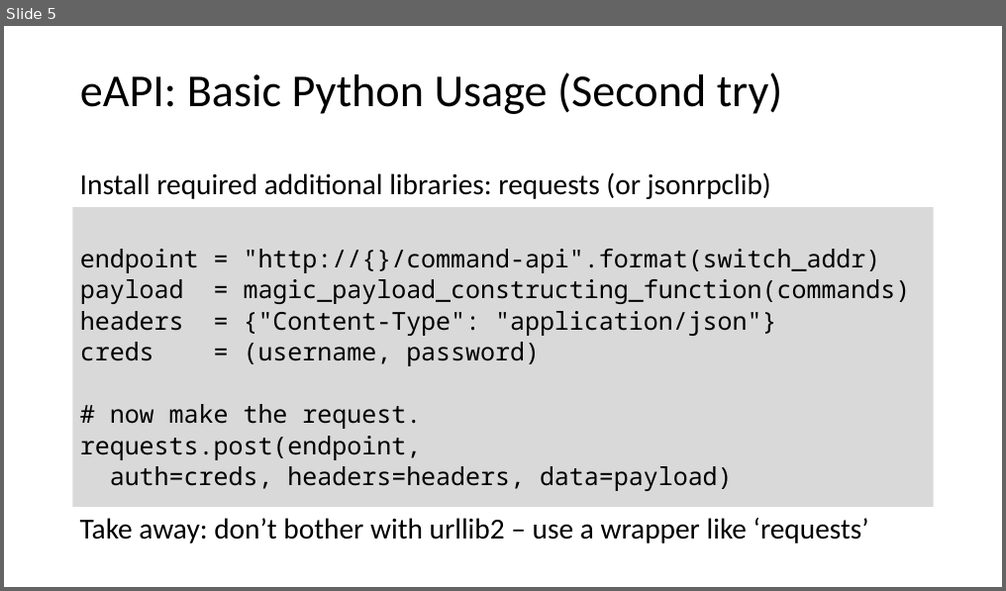
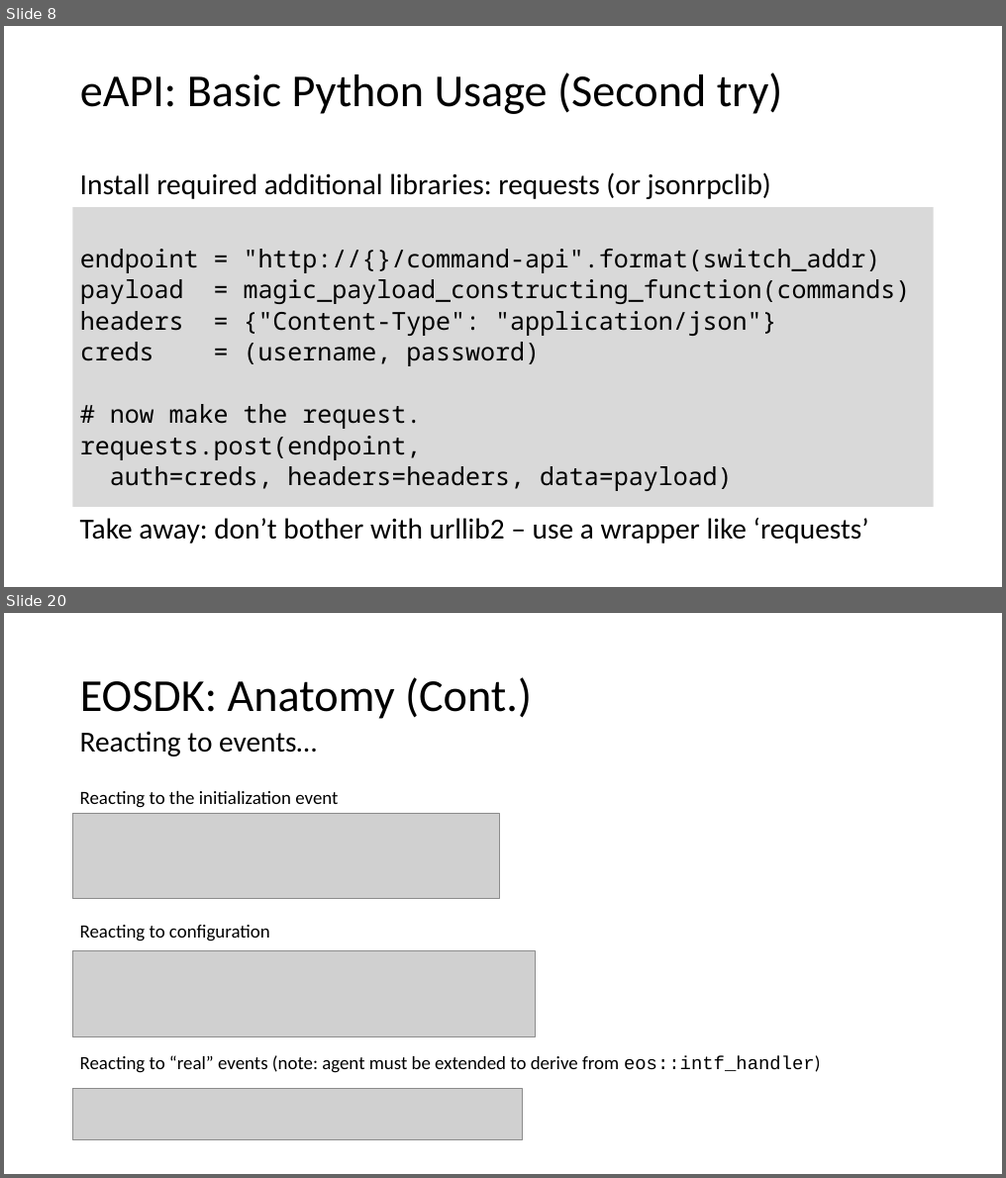
Before and after one commit to arista-northwest/arista-programmability, a slide deck: Arista Programmability.pptx. Shown one above the other, each under a label of ours: slide 5 before the commit, slides 8 and 20 after it; the slides between them are not shown. The pictures are 1006x591 and 1006x1178 pixels, drawn with LibreOffice and Linux fonts; fonts in the diff are those of the drawing; grey boxes stand for pictures. Boxes give left, top, right and bottom in pixels: in the first picture for what was removed or moved away, otherwise in the second. Text is boxed around its words. In the diff, an @@ line names an element or a change of style, - is before the commit and + after.

```diff
--- a/Arista Programmability.pptx
+++ b/Arista Programmability.pptx
@@ slide 20 added at [4, 613, 1002, 1174], background #FFFFFF @@
@@ title added at [80, 677, 532, 719], 44 pt, text #000000 @@
+EOSDK: Anatomy (Cont.)
@@ text added at [80, 731, 317, 757], 28 pt, text #000000 @@
+Reacting to events…
@@ picture added at [73, 813, 500, 899] @@
@@ text added at [80, 791, 338, 808], 18 pt, text #000000 @@
+Reacting to the initialization event
@@ text added at [80, 925, 270, 942], 18 pt, text #000000 @@
+Reacting to configuration
@@ picture added at [73, 952, 536, 1038] @@
@@ text added at [80, 1056, 821, 1073], 18 pt, text #000000 @@
+Reacting to “real” events (note: agent must be extended to derive from eos::intf_handler)
@@ picture added at [73, 1089, 523, 1141] @@
@@ what was slide 5 is now slide 8 @@
```
Also in this commit, not shown: 6 slides changed, 14 other slides added, 3 slides removed.
